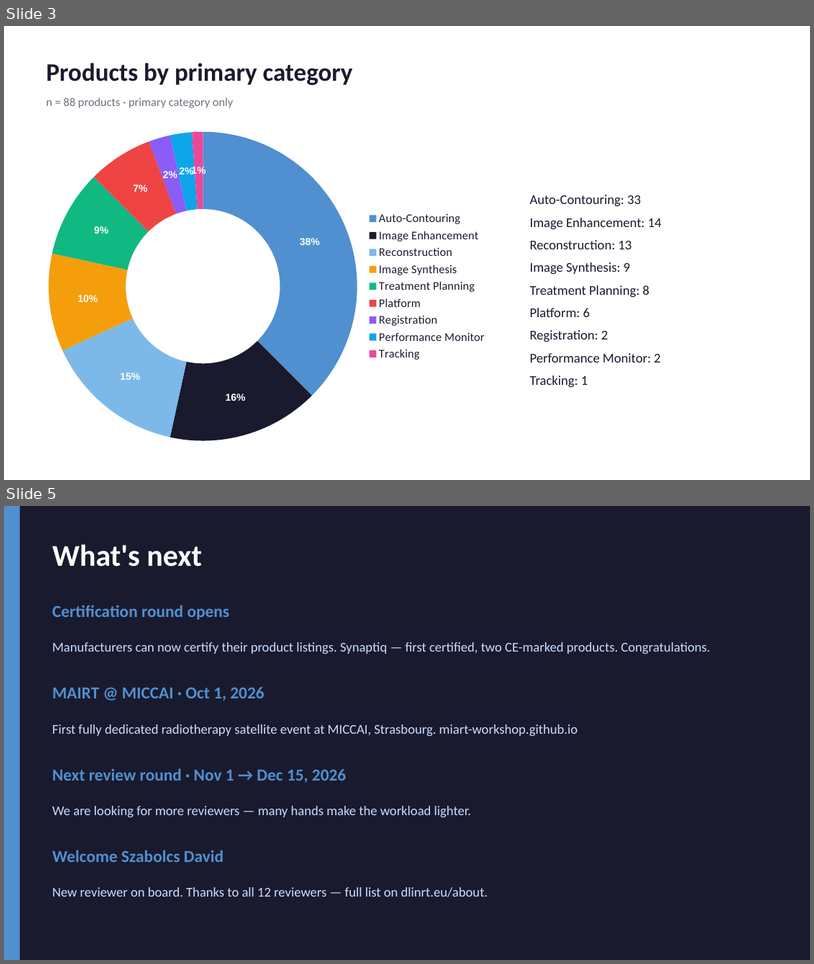
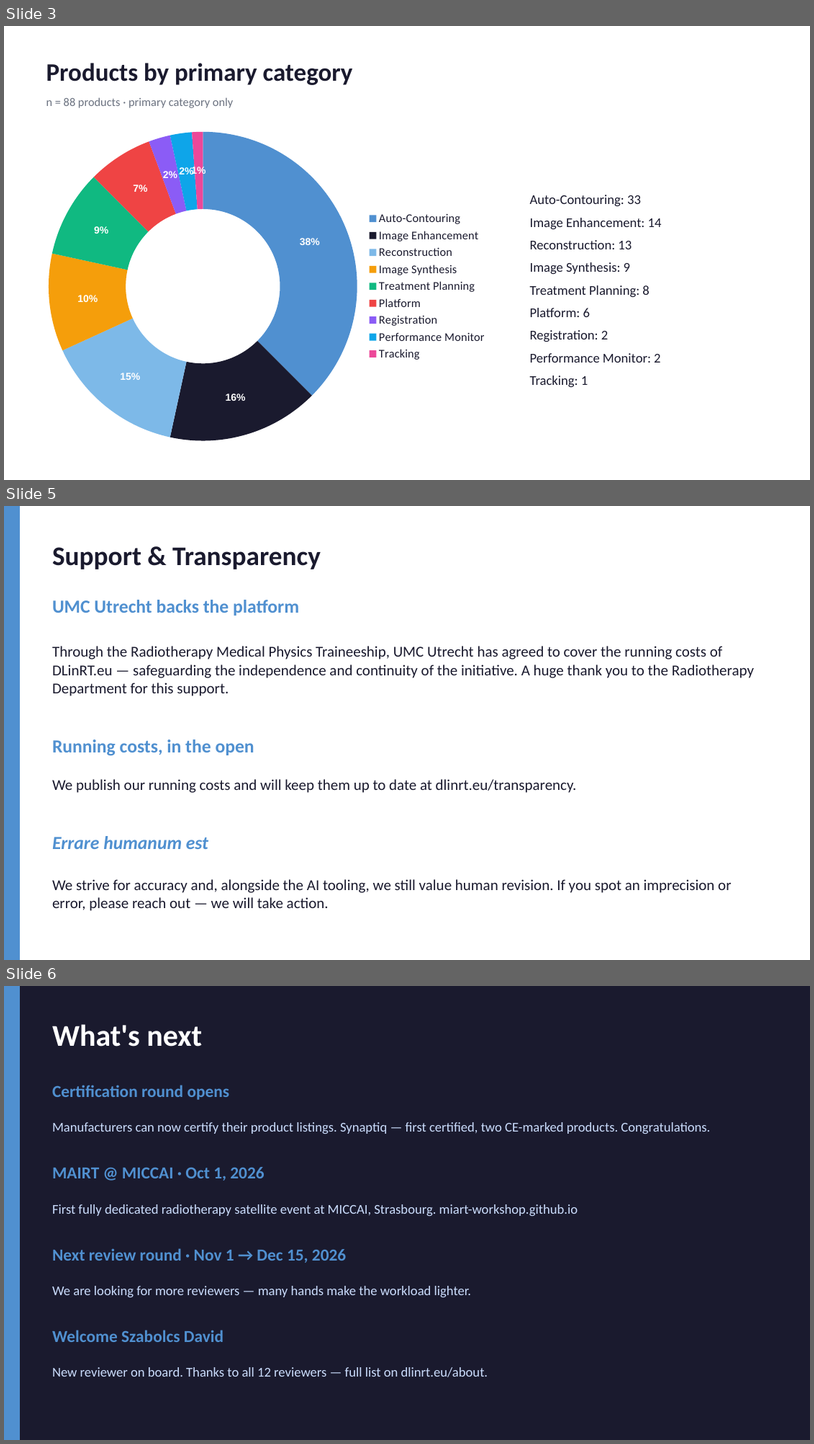
Before and after one commit to DLinRT-eu/dlinrteu-website, a slide deck: public/newsletters/2026-06/dlinrt-2026-06-update.pptx. Shown one above the other, each under a label of ours: slides 3 and 5 before the commit, slides 3, 5 and 6 after it; the slides between them are not shown. The pictures are 814x964 and 814x1444 pixels, drawn with LibreOffice and Linux fonts; fonts in the diff are those of the drawing. Boxes give left, top, right and bottom in pixels: in the first picture for what was removed or moved away, otherwise in the second. Text is boxed around its words. In the diff, an @@ line names an element or a change of style, - is before the commit and + after.

```diff
--- a/public/newsletters/2026-06/dlinrt-2026-06-update.pptx
+++ b/public/newsletters/2026-06/dlinrt-2026-06-update.pptx
@@ slide 5 added at [4,506,810,960], background #FFFFFF @@
@@ rectangle added at [4,506,19,960], fill #5090D0, outline #5090D0 1 pt @@
@@ text added at [52,547,321,569], 32 pt, text #1A1A2E, bold @@
+Support & Transparency
@@ text added at [52,600,299,615], 22 pt, text #5090D0, bold @@
+UMC Utrecht backs the platform
@@ text added at [52,646,754,696], 18 pt, text #1A1A2E @@
+Through the Radiotherapy Medical Physics Traineeship, UMC Utrecht has agreed to cover the running costs of DLinRT.eu — safeguarding the independence and continuity of the initiative. A huge thank you to the Radiotherapy Department for this support.
@@ text added at [52,739,255,756], 22 pt, text #5090D0, bold @@
+Running costs, in the open
@@ text added at [52,779,577,793], 18 pt, text #1A1A2E @@
+We publish our running costs and will keep them up to date at dlinrt.eu/transparency.
@@ text added at [52,836,208,849], 22 pt, text #5090D0, bold, italic @@
+Errare humanum est
@@ text added at [52,879,731,911], 18 pt, text #1A1A2E @@
+We strive for accuracy and, alongside the AI tooling, we still value human revision. If you spot an imprecision or error, please reach out — we will take action.
@@ what was slide 5 is now slide 6 @@
```
Also in this commit, not shown: 1 slide changed, 8 other files.
